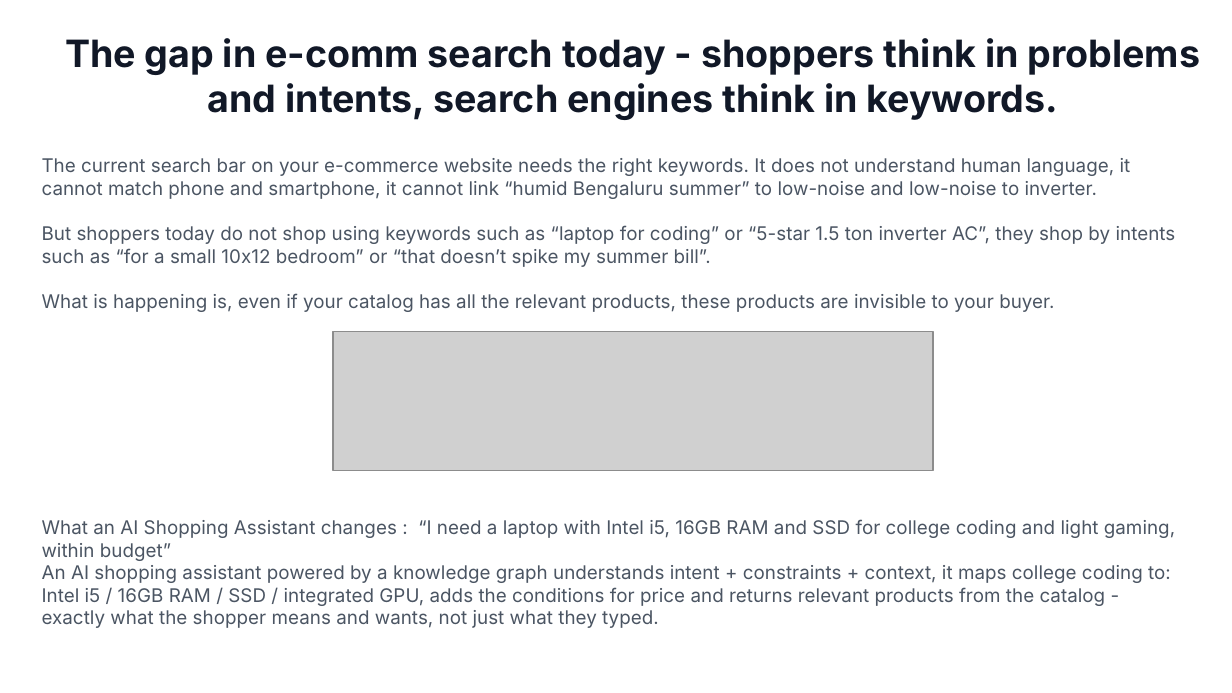
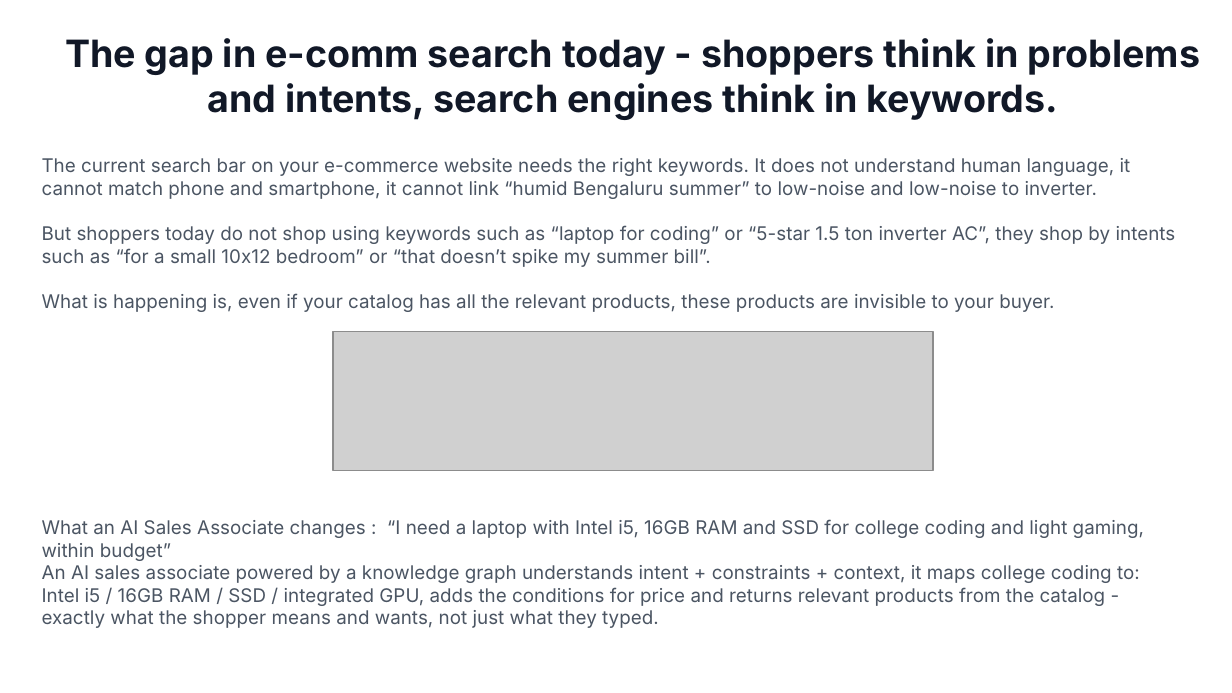
Before and after one commit to aantrikshhh/supersearch-ppt-templates, a slide deck: slide 4 of output/SS_Generic_Electronics.pptx. Drawn at 1232x693 pixels with LibreOffice and Linux fonts; fonts in the diff are those of the drawing; grey boxes stand for pictures. Boxes give left, top, right and bottom in pixels: in the first picture for what was removed or moved away, otherwise in the second. Text is boxed around its words. In the diff, an @@ line names an element or a change of style, - is before the commit and + after.

```diff
--- a/output/SS_Generic_Electronics.pptx
+++ b/output/SS_Generic_Electronics.pptx
@@ text at box(42, 519, 1144, 628): text changed @@
-What an AI Shopping Assistant changes : “I need a laptop with Intel i5, 16GB RAM and SSD for college coding and light gaming, within budget”
-An AI shopping assistant powered by a knowledge graph understands intent + constraints + context, it maps college coding to: Intel i5 / 16GB RAM / SSD / integrated GPU, adds the conditions for price and returns relevant products from the catalog - exactly what the shopper means and wants, not just what they typed.
+What an AI Sales Associate changes : “I need a laptop with Intel i5, 16GB RAM and SSD for college coding and light gaming, within budget”
+An AI sales associate powered by a knowledge graph understands intent + constraints + context, it maps college coding to: Intel i5 / 16GB RAM / SSD / integrated GPU, adds the conditions for price and returns relevant products from the catalog - exactly what the shopper means and wants, not just what they typed.
```
Also in this commit, not shown: 2 other slides changed, 6 other files.
